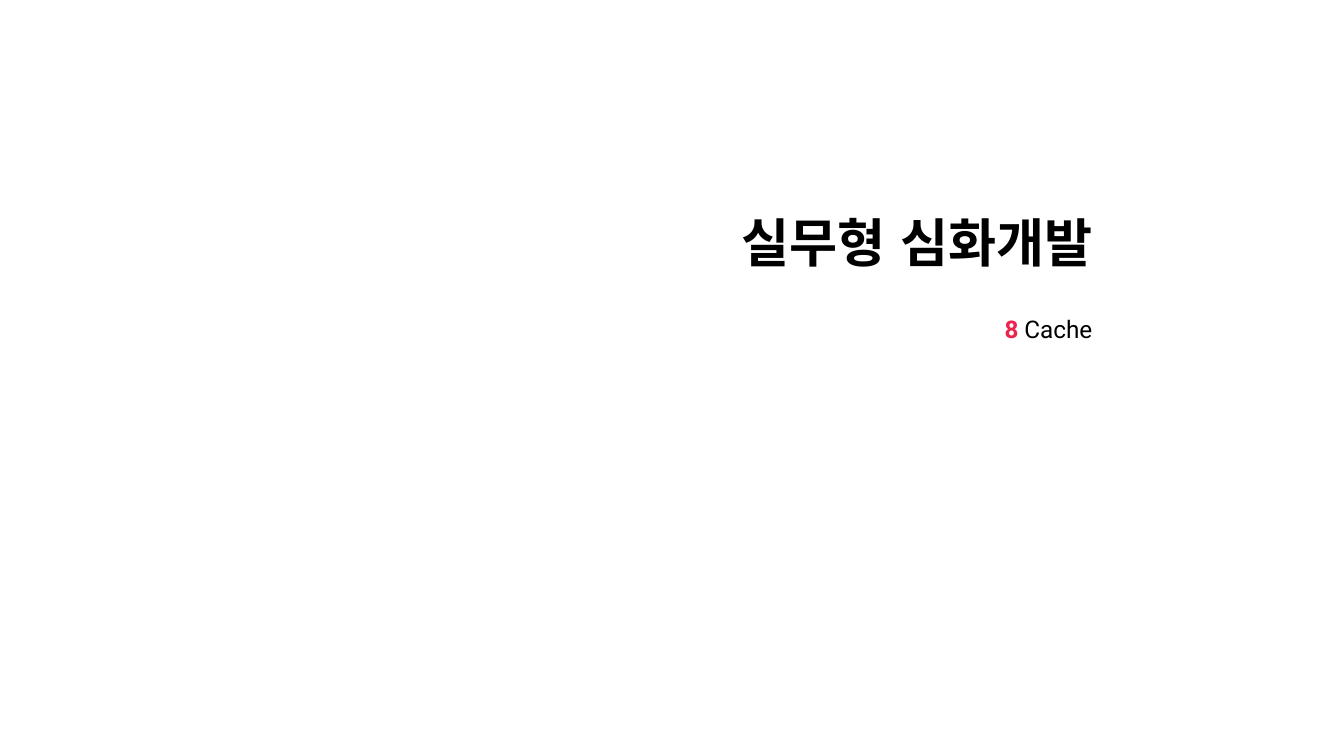
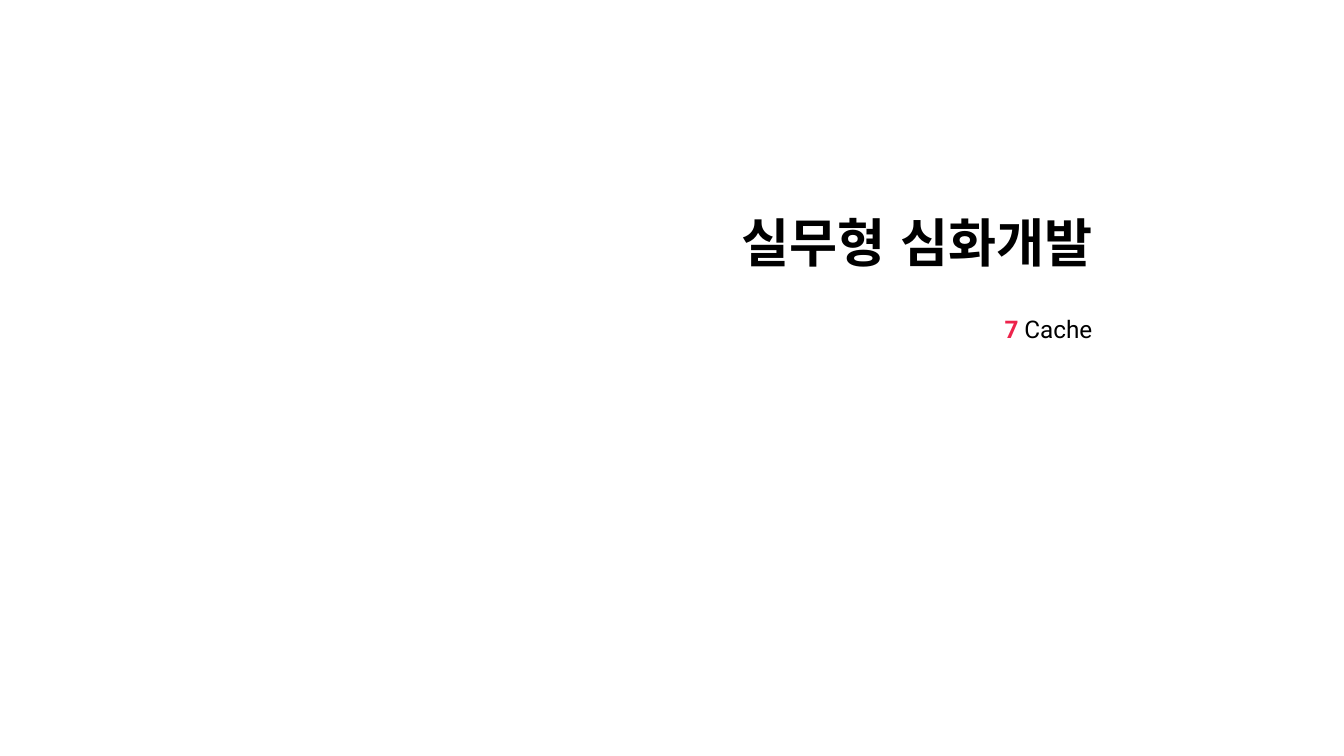
Before and after one commit to nayasis/fastcampus-hyper-webflux, a slide deck: slide 16 of 99.ppt/[Ch4-6. 실무형 심화개발.pptx (slide 18 before the commit). Drawn at 1344x756 pixels with LibreOffice and Linux fonts; fonts in the diff are those of the drawing; background and template pictures are left out. Boxes give left, top, right and bottom in pixels: in the first picture for what was removed or moved away, otherwise in the second. Text is boxed around its words. In the diff, an @@ line names an element or a change of style, - is before the commit and + after.

```diff
--- a/99.ppt/[Ch4-6. 실무형 심화개발.pptx
+++ b/99.ppt/[Ch4-6. 실무형 심화개발.pptx
@@ subtitle at (1005,319,1092,339): text changed @@
-8 Cache
+7 Cache
```
Also in this commit, not shown: 4 other slides changed, 2 slides removed.
